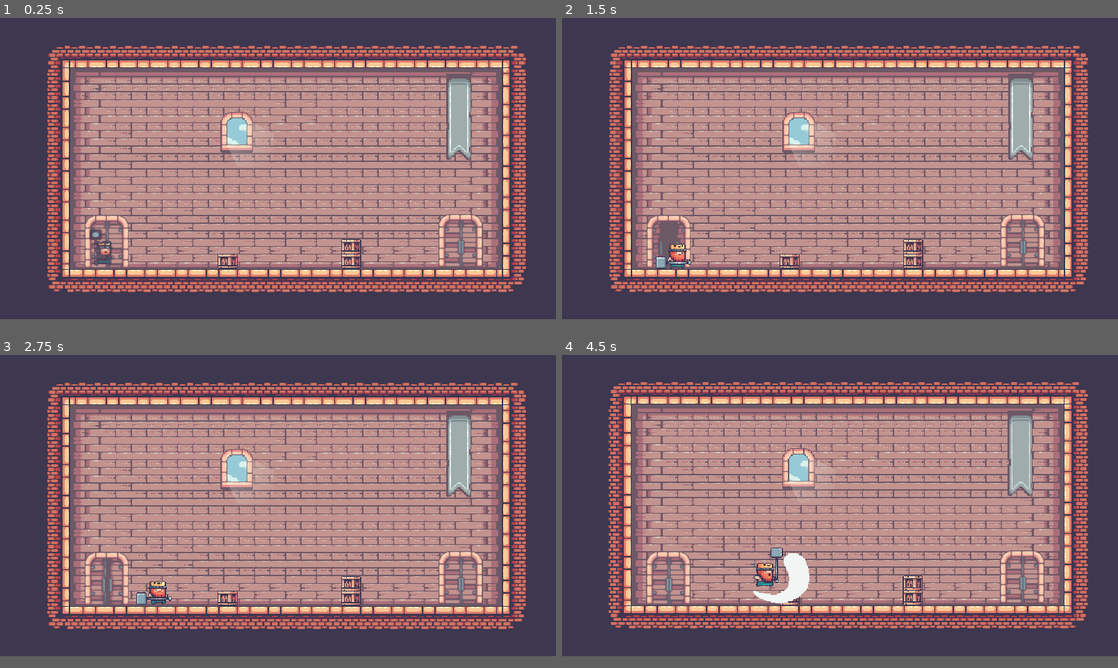
Above: before the commit, frames 1-4 (two rows, left to right).
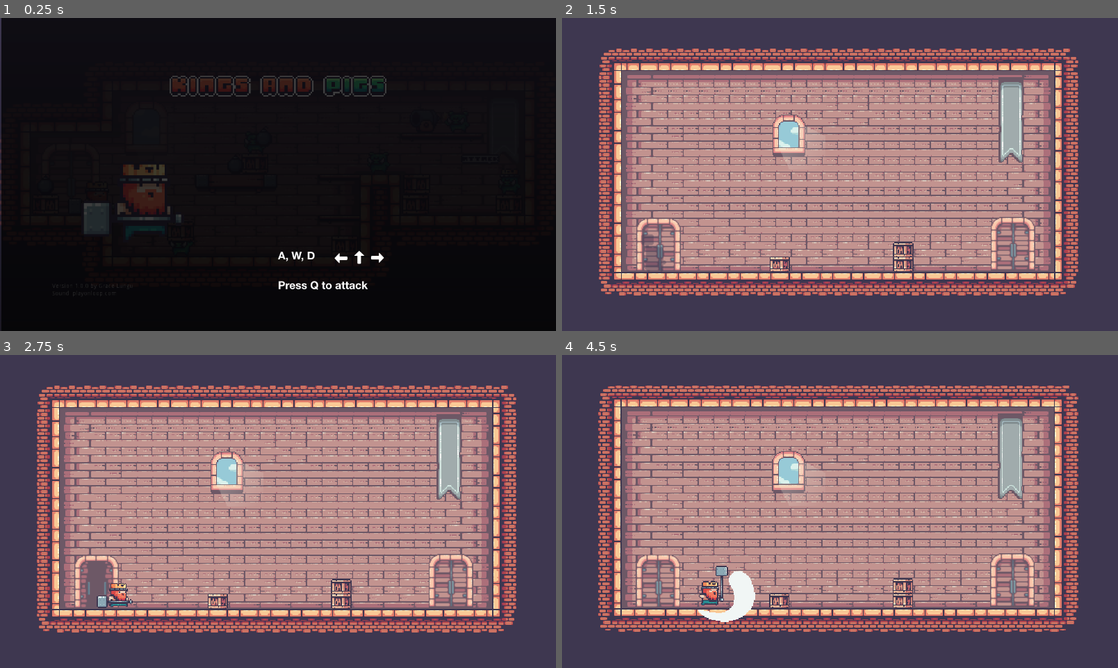
Above: after the commit, the same moments.

Repository: gracelungu/PlatformerGodot2D
Game: Godot game, scene res://Scenes/StartScene.tscn
Two runs of this game, one before a commit and one after it. Both use one fixed random seed, a clock stepped at 60 frames per second and the inputs below. Before the commit the project starts from res://Scenes/Levels/Level1.tscn. Sound files missing from this copy of the repository are replaced by a short silence.
Inputs (mouse positions are in pixels of both pictures, inside the frame that each line leads up to):
- Up to frame 1 (0.25 s): no input
- Up to frame 2 (1.5 s): click (951, 177) at 0.5 s, where only the run after the commit has a clickable "New Game"; click (951, 177) at 1.25 s, where only the run after the commit has a clickable "New Game"
- Up to frame 3 (2.75 s): move the mouse to (400, 489) at 2.02 s; hold D (move_right) from 2.03 s (still down); tap Q (attack) at 2.1 s; tap W (jump) at 2.27 s
- Up to frame 4 (4.5 s): move the mouse to (728, 520) at 2.77 s; tap Q (attack) at 2.85, 3.6, 4.35 s; tap W (jump) at 3.02 s; move the mouse to (895, 439) at 3.52 s; release D (move_right) at 3.53 s; hold A (move_left) 3.53-4.28 s; move the mouse to (812, 564) at 4.27 s; hold D (move_right) from 4.28 s (still down)
In our replay, the window is 800x433 before the commit and 800x450 after it. These sizes can differ from the game's own. Grey fills any space a smaller window leaves; there, only what the larger window draws over its background counts as a difference.

The runs differ from the first frame. In frame 1, 96% of the frame differs, in the area x 0-100%, y 0-100%; in frame 2, 41%; in frame 3, 41%; in frame 4, 42%.

Commit message:
Add start screen

Diff:
--- a/Scenes/Bomb.tscn
+++ b/Scenes/Bomb.tscn
@@ -8,8 +8,9 @@
 [ext_resource path="res://Assets/Bomb/Boom/tile003.png" type="Texture" id=6]
 [ext_resource path="res://Assets/Bomb/Boom/tile002.png" type="Texture" id=7]
 [ext_resource path="res://src/Bomb.gd" type="Script" id=8]
+[ext_resource path="res://Assets/Sound/explosion.wav" type="AudioStream" id=9]
 
-[sub_resource type="SpriteFrames" id=2]
+[sub_resource type="SpriteFrames" id=1]
 animations = [ {
 "frames": [ ExtResource( 4 ), ExtResource( 5 ), ExtResource( 7 ), ExtResource( 6 ), ExtResource( 1 ), ExtResource( 2 ) ],
 "loop": false,
@@ -49,5 +50,9 @@
 modulate = Color( 0.556863, 0.14902, 0.14902, 1 )
 position = Vector2( 1, -23 )
 shape = SubResource( 3 )
+
+[node name="ExplosionSound" type="AudioStreamPlayer2D" parent="."]
+stream = ExtResource( 9 )
+volume_db = -16.0
 [connection signal="timeout" from="Timer" to="." method="_on_Timer_timeout"]
 [connection signal="body_entered" from="Area2D" to="." method="_on_bomb_entered"]
--- a/Scenes/Player.tscn
+++ b/Scenes/Player.tscn
@@ -133,10 +133,10 @@
 
 [node name="Camera2D" type="Camera2D" parent="."]
 current = true
-zoom = Vector2( 1.2, 1.2 )
+zoom = Vector2( 0.45, 0.45 )
 limit_left = 0
-limit_top = -80
-limit_right = 525
+limit_top = -35
+limit_right = 535
 limit_bottom = 280
 limit_smoothed = true
 
--- a/Scenes/StartScene.tscn
+++ b/Scenes/StartScene.tscn
@@ -1,3 +1,118 @@
-[gd_scene format=2]
+[gd_scene load_steps=10 format=2]
 
-[node name="StartScene" type="Node2D"]
+[ext_resource path="res://Assets/Launch/Kings and Pigs.png" type="Texture" id=1]
+[ext_resource path="res://Scenes/Titles/MenuButton.tscn" type="PackedScene" id=2]
+[ext_resource path="res://Assets/Launch/Launch background.png" type="Texture" id=3]
+[ext_resource path="res://Assets/Launch/king.png" type="Texture" id=4]
+[ext_resource path="res://Scenes/Titles/Fade in.tscn" type="PackedScene" id=5]
+[ext_resource path="res://Scenes/Sound.tscn" type="PackedScene" id=6]
+[ext_resource path="res://src/Fade in.gd" type="Script" id=7]
+[ext_resource path="res://src/StartScene.gd" type="Script" id=8]
+[ext_resource path="res://Assets/Launch/controls.png" type="Texture" id=9]
+
+[node name="StartScene" type="Control"]
+anchor_right = 1.0
+anchor_bottom = 1.0
+script = ExtResource( 8 )
+__meta__ = {
+"_edit_use_anchors_": false
+}
+
+[node name="TextureRect" type="TextureRect" parent="."]
+margin_right = 1280.0
+margin_bottom = 720.0
+texture = ExtResource( 3 )
+__meta__ = {
+"_edit_use_anchors_": false
+}
+
+[node name="Menu" type="VBoxContainer" parent="."]
+margin_left = 120.0
+margin_top = 80.0
+margin_right = 1160.0
+margin_bottom = 640.0
+__meta__ = {
+"_edit_use_anchors_": false
+}
+
+[node name="Logo" type="TextureRect" parent="Menu"]
+margin_right = 1040.0
+margin_bottom = 150.0
+rect_min_size = Vector2( 0, 150 )
+texture = ExtResource( 1 )
+stretch_mode = 4
+__meta__ = {
+"_edit_use_anchors_": false
+}
+
+[node name="CenterRow" type="HBoxContainer" parent="Menu"]
+margin_top = 154.0
+margin_right = 1040.0
+margin_bottom = 526.0
+size_flags_vertical = 3
+
+[node name="CenterContainer" type="CenterContainer" parent="Menu/CenterRow"]
+margin_right = 518.0
+margin_bottom = 372.0
+size_flags_horizontal = 3
+size_flags_vertical = 3
+
+[node name="Character" type="TextureRect" parent="Menu/CenterRow/CenterContainer"]
+margin_left = 9.0
+margin_right = 509.0
+margin_bottom = 372.0
+size_flags_stretch_ratio = 3.0
+texture = ExtResource( 4 )
+
+[node name="Buttons" type="VBoxContainer" parent="Menu/CenterRow"]
+margin_left = 522.0
+margin_right = 1040.0
+margin_bottom = 372.0
+rect_min_size = Vector2( 200, 0 )
+size_flags_horizontal = 3
+size_flags_vertical = 3
+alignment = 1
+
+[node name="Menu Button" parent="Menu/CenterRow/Buttons" instance=ExtResource( 2 )]
+margin_top = 104.0
+margin_right = 518.0
+margin_bottom = 184.0
+rect_min_size = Vector2( 0, 80 )
+
+[node name="Label" parent="Menu/CenterRow/Buttons/Menu Button" index="0"]
+text = "New Game
+"
+
+[node name="Continue Button" parent="Menu/CenterRow/Buttons" instance=ExtResource( 2 )]
+margin_top = 188.0
+margin_right = 518.0
+margin_bottom = 268.0
+rect_min_size = Vector2( 200, 80 )
+
+[node name="Label" parent="Menu/CenterRow/Buttons/Continue Button" index="0"]
+text = "Continue
+"
+
+[node name="Version Label" type="Label" parent="Menu"]
+margin_top = 530.0
+margin_right = 1040.0
+margin_bottom = 578.0
+size_flags_vertical = 7
+custom_colors/font_color = Color( 1, 1, 1, 0.709804 )
+text = "Version 1.0.0 by Grace Lungu
+Sound  playonloop.com
+"
+
+[node name="Fade in" parent="." instance=ExtResource( 5 )]
+script = ExtResource( 7 )
+
+[node name="Sound" parent="." instance=ExtResource( 6 )]
+position = Vector2( 151, 426 )
+
+[node name="controls" type="Sprite" parent="."]
+position = Vector2( 762, 580 )
+texture = ExtResource( 9 )
+
+[editable path="Menu/CenterRow/Buttons/Menu Button"]
+
+[editable path="Menu/CenterRow/Buttons/Continue Button"]
--- /dev/null
+++ b/Scenes/Titles/Fade in.tscn
@@ -0,0 +1,43 @@
+[gd_scene load_steps=2 format=2]
+
+[sub_resource type="Animation" id=1]
+resource_name = "fade_in"
+tracks/0/type = "value"
+tracks/0/path = NodePath(".:color")
+tracks/0/interp = 1
+tracks/0/loop_wrap = true
+tracks/0/imported = false
+tracks/0/enabled = true
+tracks/0/keys = {
+"times": PoolRealArray( 0, 1 ),
+"transitions": PoolRealArray( 1, 1 ),
+"update": 0,
+"values": [ Color( 0, 0, 0, 1 ), Color( 0, 0, 0, 0 ) ]
+}
+tracks/1/type = "value"
+tracks/1/path = NodePath(".:visible")
+tracks/1/interp = 1
+tracks/1/loop_wrap = true
+tracks/1/imported = false
+tracks/1/enabled = true
+tracks/1/keys = {
+"times": PoolRealArray( 0, 1 ),
+"transitions": PoolRealArray( 1, 1 ),
+"update": 1,
+"values": [ true, false ]
+}
+
+[node name="Fade in" type="ColorRect"]
+visible = false
+anchor_right = 1.0
+anchor_bottom = 1.0
+margin_left = 3.0
+margin_right = 3.0
+color = Color( 0, 0, 0, 0 )
+__meta__ = {
+"_edit_use_anchors_": false
+}
+
+[node name="AnimationPlayer" type="AnimationPlayer" parent="."]
+autoplay = "fade_in"
+anims/fade_in = SubResource( 1 )
--- /dev/null
+++ b/Scenes/Titles/MenuButton.tscn
@@ -0,0 +1,38 @@
+[gd_scene load_steps=5 format=2]
+
+[ext_resource path="res://Assets/Fonts/BigSpace-rPKx.ttf" type="DynamicFontData" id=1]
+[ext_resource path="res://src/MenuButton.gd" type="Script" id=2]
+
+[sub_resource type="StyleBoxFlat" id=2]
+bg_color = Color( 0.247059, 0.219608, 0.317647, 0 )
+
+[sub_resource type="DynamicFont" id=1]
+size = 48
+font_data = ExtResource( 1 )
+
+[node name="Menu Button" type="Button"]
+margin_right = 200.0
+margin_bottom = 60.0
+rect_min_size = Vector2( 200, 0 )
+mouse_default_cursor_shape = 2
+custom_styles/focus = SubResource( 2 )
+flat = true
+script = ExtResource( 2 )
+__meta__ = {
+"_edit_use_anchors_": false
+}
+
+[node name="Label" type="Label" parent="."]
+anchor_right = 1.0
+anchor_bottom = 1.0
+custom_fonts/font = SubResource( 1 )
+custom_colors/font_color_shadow = Color( 0.411765, 0.254902, 0.254902, 1 )
+custom_constants/shadow_offset_x = 0
+custom_constants/shadow_offset_y = 5
+text = "Label
+"
+__meta__ = {
+"_edit_use_anchors_": false
+}
+[connection signal="mouse_entered" from="." to="." method="_on_Menu_Button_mouse_entered"]
+[connection signal="mouse_exited" from="." to="." method="_on_Menu_Button_mouse_exited"]
--- a/project.godot
+++ b/project.godot
@@ -21,7 +21,7 @@
 [application]
 
 config/name="Platformer"
-run/main_scene="res://Scenes/Levels/Level1.tscn"
+run/main_scene="res://Scenes/StartScene.tscn"
 config/icon="res://icon.png"
 
 [autoload]
@@ -31,8 +31,8 @@
 
 [display]
 
-window/size/width=480
-window/size/height=260
+window/size/width=1280
+window/size/height=720
 window/size/test_width=1280
 window/size/test_height=720
 window/stretch/mode="2d"
@@ -80,4 +80,5 @@
 
 [rendering]
 
+environment/default_clear_color=Color( 0.247059, 0.219608, 0.317647, 1 )
 environment/default_environment="res://default_env.tres"
--- a/src/Bomb.gd
+++ b/src/Bomb.gd
@@ -1,6 +1,7 @@
 extends KinematicBody2D
 
 onready var animatedSprite = $AnimatedSprite
+onready var explosionSound = $ExplosionSound
 
 onready var timer = $Timer
 
@@ -13,8 +14,9 @@
 func _on_bomb_entered(body):
 	if body.name == "Player" or body.name == "Pig":
 		animatedSprite.play("Explosion")
+		explosionSound.play()
+
 		emit_signal("explode", body)
-
 		set_timer()
 
 func _on_Timer_timeout():
--- /dev/null
+++ b/src/Fade in.gd
@@ -0,0 +1,6 @@
+extends ColorRect
+
+onready var animationPlayer = $AnimationPlayer
+
+func _ready():
+	animationPlayer.play("fade_in")
--- /dev/null
+++ b/src/MenuButton.gd
@@ -0,0 +1,8 @@
+extends Button
+
+func _on_Menu_Button_mouse_entered():
+	$Label.set("custom_colors/font_color", Color(240, 120, 96, 1))
+
+
+func _on_Menu_Button_mouse_exited():
+	$Label.set("custom_colors/font_color", null)
--- /dev/null
+++ b/src/New game.gd
@@ -0,0 +1,6 @@
+extends Button
+
+
+
+func _on_New_Game_pressed():
+	print()
--- a/src/Player.gd
+++ b/src/Player.gd
@@ -1,4 +1,5 @@
 extends Actor
+const sauvegard = preload("res://src/Save.gd")
 
 const ACCELERATION = 512
 const MAX_SPEED = 90
@@ -152,6 +153,10 @@
 func _on_launch_timer_timeout():
 	go = true
 
+func save_progress(level):
+	sauvegard.save({"level": level})
+
 func _on_LeaveTimer_timeout():
 	current_level +=1
+	save_progress(current_level)
 	get_tree().change_scene("res://Scenes/Levels/Level"+str(current_level)+".tscn")
--- /dev/null
+++ b/src/Save.gd
@@ -0,0 +1,21 @@
+const FILE_NAME = "user://game-data.json"
+
+static func save(data):
+	var file = File.new()
+	file.open(FILE_NAME, File.WRITE)
+	file.store_string(to_json(data))
+	file.close()
+
+
+static func load():
+	var file = File.new()
+	if file.file_exists(FILE_NAME):
+		file.open(FILE_NAME, File.READ)
+		var data = parse_json(file.get_as_text())
+		file.close()
+		if typeof(data) == TYPE_DICTIONARY:
+			return data
+		else:
+			printerr("Corrupted data!")
+	else:
+		printerr("No saved data!")
--- /dev/null
+++ b/src/StartScene.gd
@@ -0,0 +1,20 @@
+extends Control
+const sauvegard = preload("res://src/Save.gd")
+
+func _ready():
+	$"Menu/CenterRow/Buttons/Menu Button".connect("pressed", self, "_on_start_pressed")
+	$"Menu/CenterRow/Buttons/Continue Button".connect("pressed", self, "_on_continue_pressed")
+
+func _on_start_pressed():
+	get_tree().change_scene("res://Scenes/Levels/Level1.tscn")
+
+
+func _on_continue_pressed():
+	var data = sauvegard.load()
+	if data:
+		if data.level:
+			get_tree().change_scene("res://Scenes/Levels/Level"+str(data.level)+".tscn")
+		else:
+			get_tree().change_scene("res://Scenes/Levels/Level1.tscn")
+	else:
+		get_tree().change_scene("res://Scenes/Levels/Level1.tscn")
Binary file added: Assets/Launch/81f969d40a964ab2b5fb4ca0e8ff0442iWnZe8GsyzqatVmX-0.png
Binary file added: Assets/Launch/Kings and Pigs.png
Binary file added: Assets/Launch/Launch background.png
Binary file added: Assets/Launch/controls.png
Binary file added: Assets/Launch/king.png
Binary file added: Assets/Launch/kings vs pigs.png
Not shown: 3 places in Scenes/Bomb.tscn that only renumber resources
Not shown, added: Assets/Sound/explosion.wav
